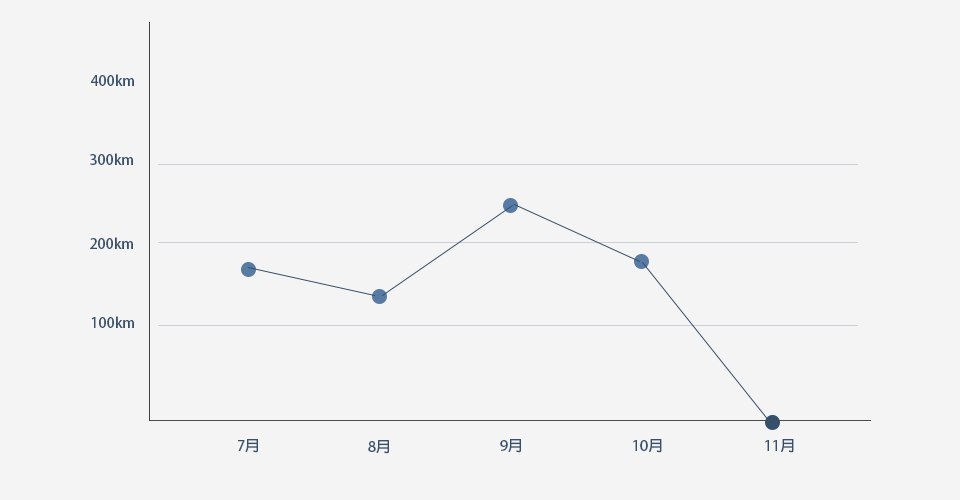
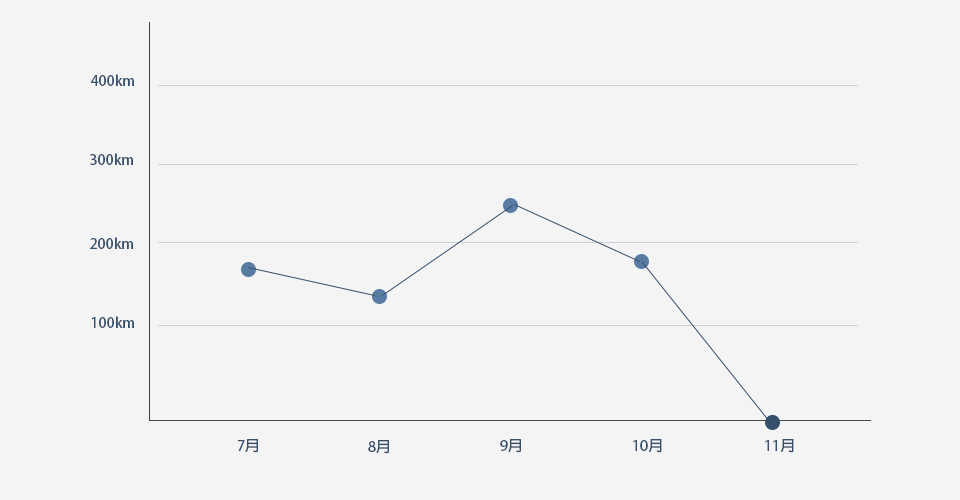
Revision of a layered 960 x 500 image; what changed, layer by layer:
"形狀 6 拷貝 3": blend screen → normal over [158, 85, 858, 86]
